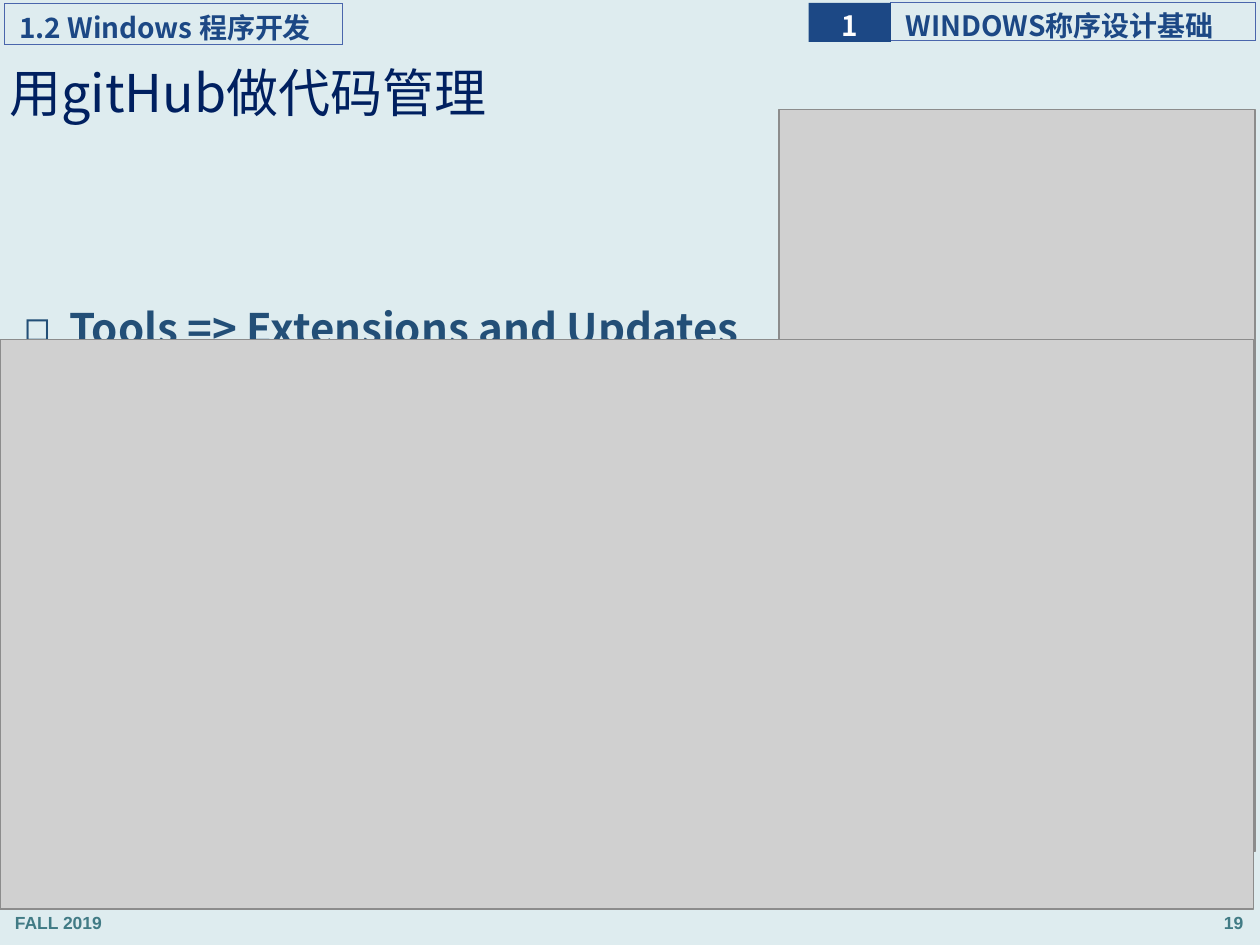
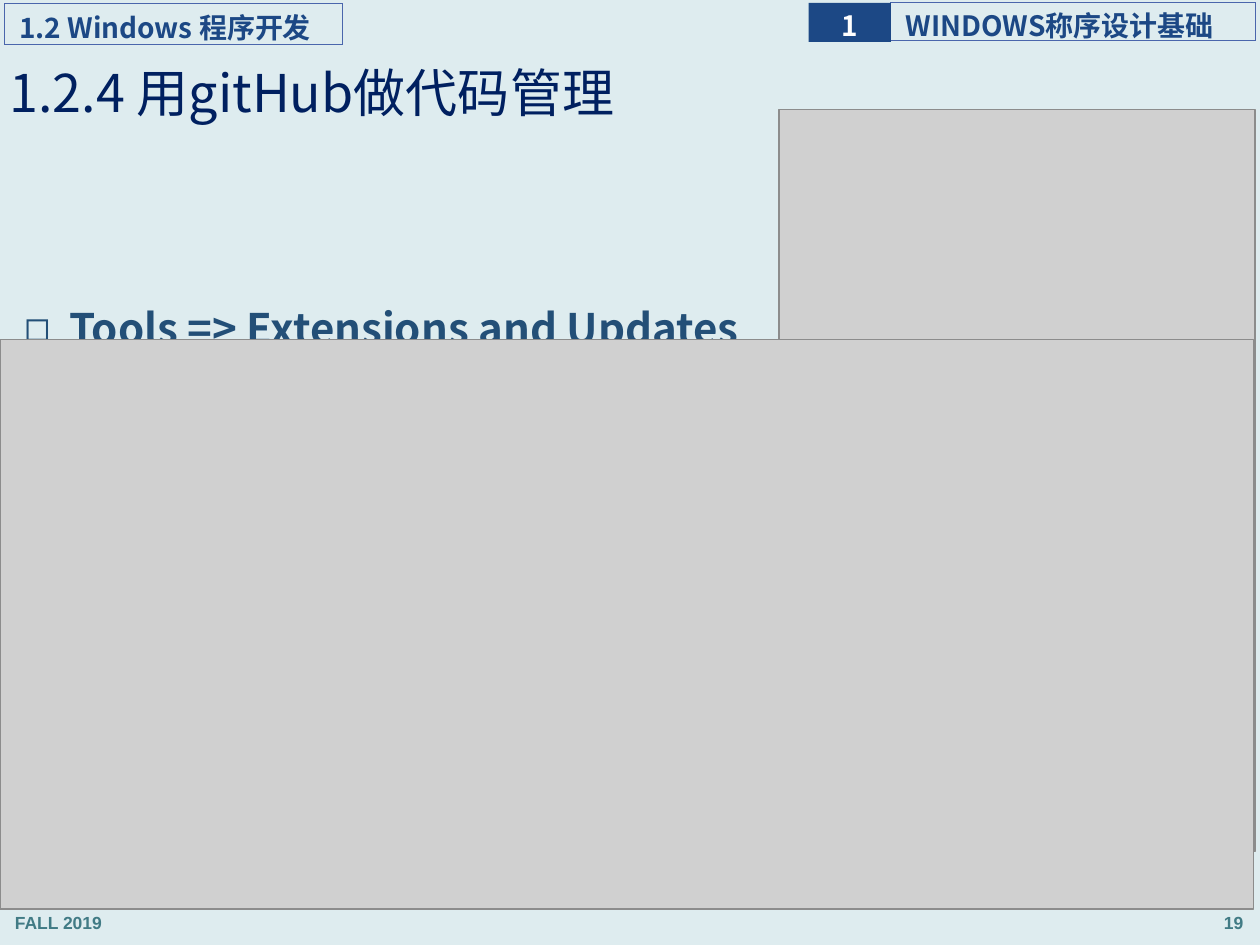
Before and after one commit to programming-windows/ppt, a slide deck: slide 19 of programmingWindows_1.pptx. Drawn at 1260x945 pixels with LibreOffice and Linux fonts; fonts in the diff are those of the drawing; grey boxes stand for pictures. Boxes give left, top, right and bottom in pixels: in the first picture for what was removed or moved away, otherwise in the second. Text is boxed around its words. In the diff, an @@ line names an element or a change of style, - is before the commit and + after.

```diff
--- a/programmingWindows_1.pptx
+++ b/programmingWindows_1.pptx
@@ title at (9, 68, 614, 125): text changed @@
-用gitHub做代码管理
+1.2.4 用gitHub做代码管理
```
Also in this commit, not shown: 17 other slides changed, 5 slides added.
